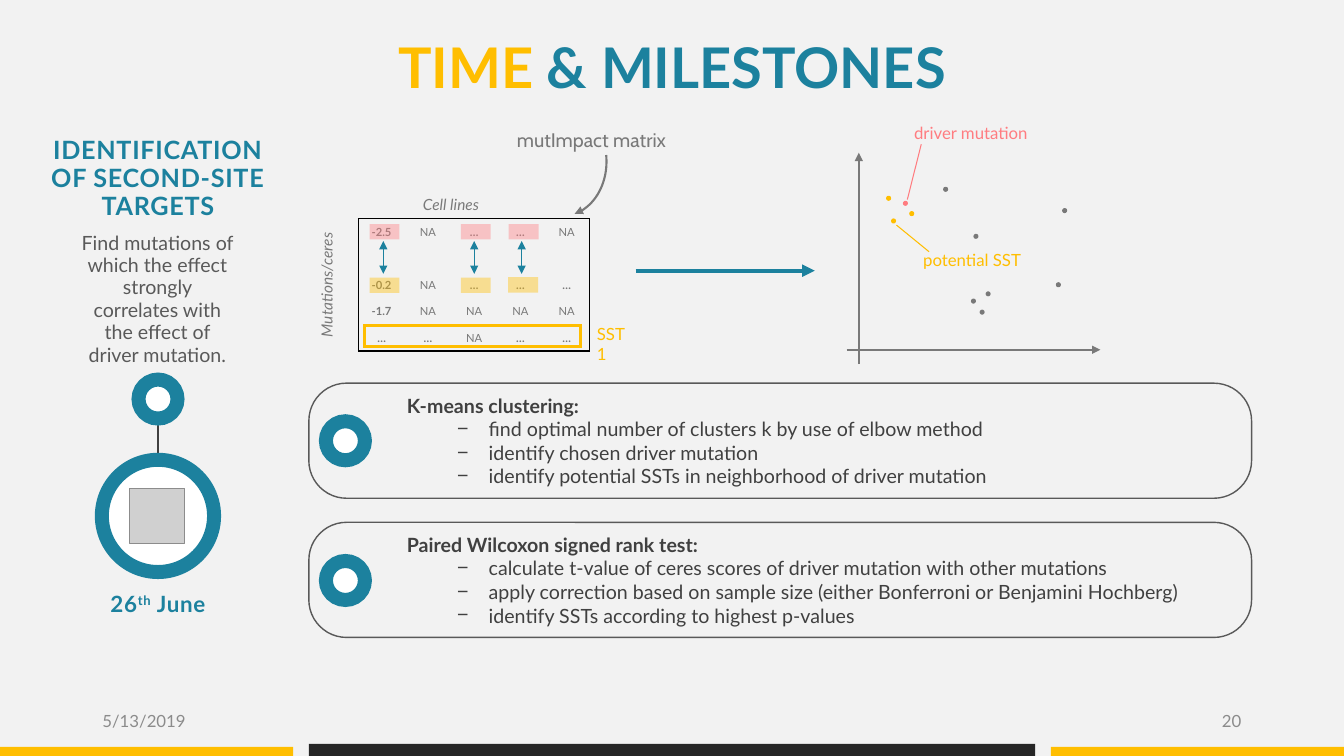
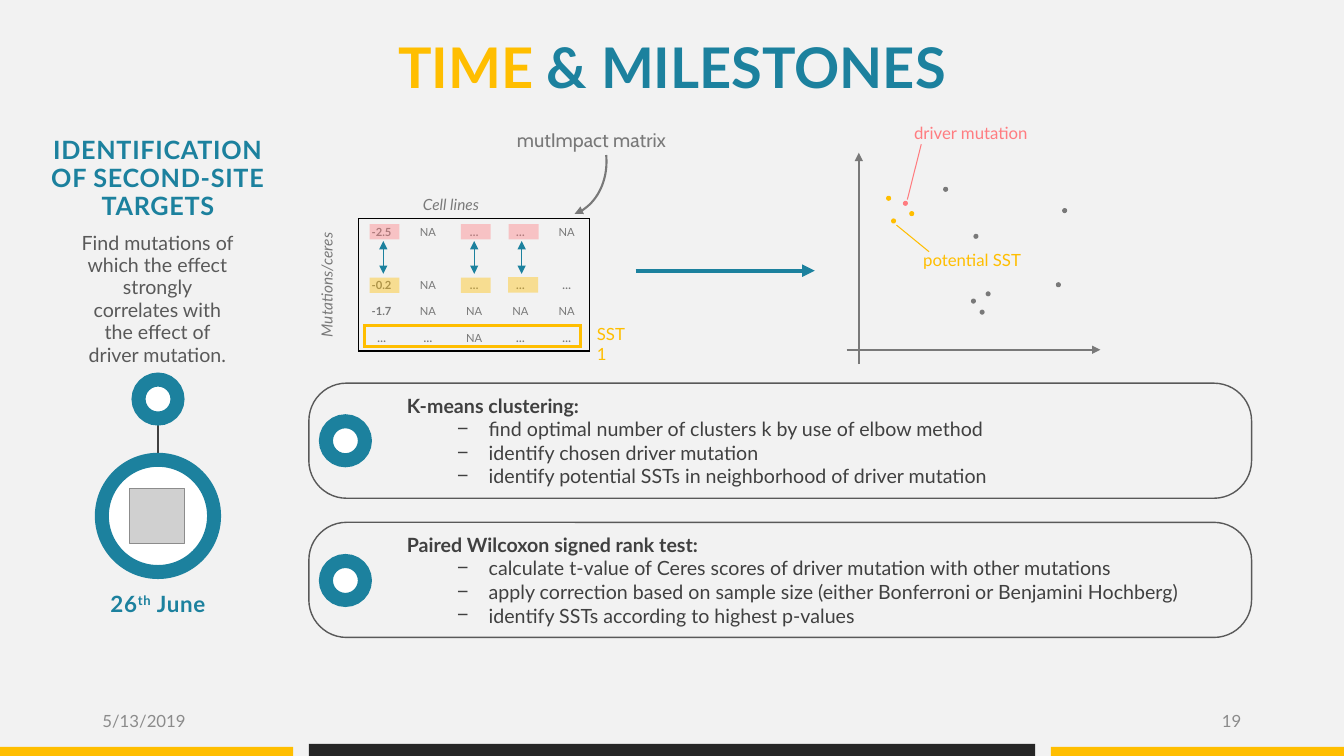
Before and after one commit to datascience-mobi/group-04-project-1-4, a slide deck: slide 19 of Project proposal_presentation_V1.pptx (slide 20 before the commit). Drawn at 1344x756 pixels with LibreOffice and Linux fonts; fonts in the diff are those of the drawing; grey boxes stand for pictures. Boxes give left, top, right and bottom in pixels: in the first picture for what was removed or moved away, otherwise in the second. Text is boxed around its words. In the diff, an @@ line names an element or a change of style, - is before the commit and + after.

```diff
--- a/Project proposal_presentation_V1.pptx
+++ b/Project proposal_presentation_V1.pptx
@@ text at (489, 560, 1110, 575): text changed @@
-  − calculate t-value of ceres scores of driver mutation with other mutations
+  − calculate t-value of Ceres scores of driver mutation with other mutations
@@ page number at (1222, 715, 1241, 727): text changed @@
-20
+19
```
Also in this commit, not shown: 3 other slides changed, 1 slide removed.
